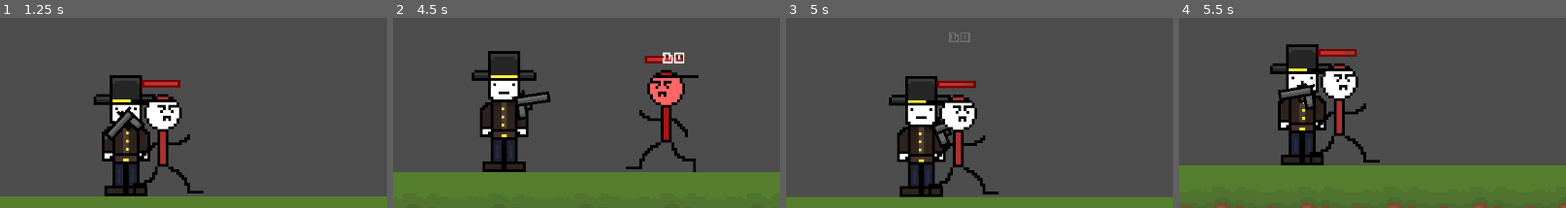
Above: before the commit, frames 1-4 (left to right).
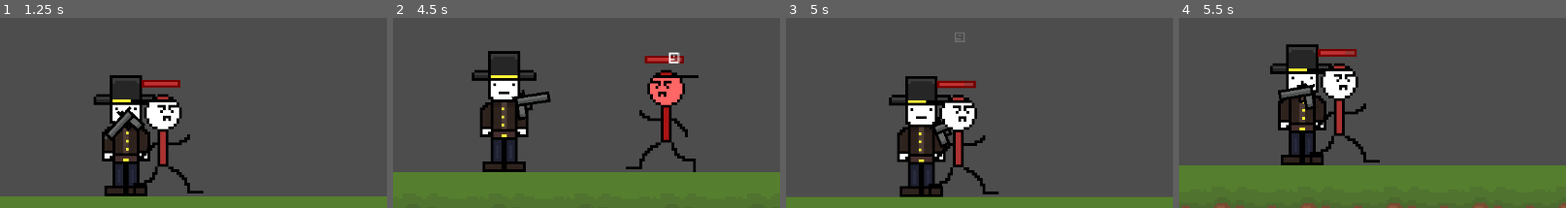
Above: after the commit, the same moments.

Repository: ForwardMeansGo/Shoot-To-Kill
Game: Godot game, scene res://Scenes/level_01.tscn
Two runs of this game, one before a commit and one after it. Both use one fixed random seed, a clock stepped at 60 frames per second and the inputs below. Sound files missing from this copy of the repository are replaced by a short silence.
Inputs (mouse positions are % of the whole screen's width and height, from its top left):
- Up to frame 1 (1.25 s): move the mouse to (45, 66) at 0.52 s; hold D (move_right) from 0.53 s (still down); click (45, 66) at 0.6 s; tap Space (jump) at 0.77 s
- Up to frame 2 (4.5 s): move the mouse to (80, 60) at 1.27 s; click (80, 60) at 1.35 s; tap Space (jump) at 1.52, 3.02, 3.77 s; move the mouse to (20, 26) at 2.02 s; release D (move_right) at 2.03 s; hold A (move_left) 2.03-4.28 s; click (20, 26) at 2.1 s; move the mouse to (55, 43) at 2.77 s; click (55, 43) at 2.85 s; move the mouse to (35, 14) at 3.52 s; click (35, 14) at 3.6 s; move the mouse to (72, 37) at 4.27 s; hold D (move_right) from 4.28 s (still down); click (72, 37) at 4.35 s
- Up to frame 3 (5 s): keep holding D (move_right); tap Space (jump) at 4.52 s
- Up to frame 4 (5.5 s): keep holding D (move_right); move the mouse to (30, 49) at 5.02 s; click (30, 49) at 5.1 s
The pictures show only the part of the screen within x 37-87%, y 21-71%; the shares and areas given below are measured in that part.

Frame 1 is identical in both runs. In frame 2, 0.3% of the frame differs, in the area x 69-76%, y 17-24%; in frame 3, 0.1%; in frame 4, nothing differs.

Commit message:
Critical Hits!!!

Diff:
--- a/game/Scripts/damage_number.gd
+++ b/game/Scripts/damage_number.gd
@@ -4,6 +4,7 @@
 @export var lifetime: float = 0.3
 @export var float_distance: float = 30.0
 @export var arc_distance: float = 20.0
+@export var is_crit: bool = false
 
 @onready var label: RichTextLabel = $Label
 
@@ -14,6 +15,12 @@
 func _ready() -> void:
 	# Set the label text to the damage value
 	label.text = str(damage)
+
+	# Apply crit styling if this is a crit
+	if is_crit:
+		# Make crit numbers stand out
+		scale = Vector2(1.2, 1.2)
+		label.modulate = Color(1.0, 0.9, 0.2)  # a yellowish tone
 
 	# Apply a very small random horizontal offset
 	var random_x_offset: float = randf_range(-2.0, 2.0)
--- a/game/Scripts/enemies/enemy.gd
+++ b/game/Scripts/enemies/enemy.gd
@@ -37,7 +37,7 @@
 
 	move_and_slide()
 
-func take_damage(amount: int) -> void:
+func take_damage(amount: int, is_crit: bool = false) -> void:
 	current_health -= amount
 	flash_hit()
 	_update_health_bar()
@@ -46,7 +46,10 @@
 	if damage_number_scene != null:
 		var dmg = damage_number_scene.instantiate()
 		dmg.global_position = global_position + Vector2(15, -10)
-		dmg.damage = amount
+		if "damage" in dmg:
+			dmg.damage = amount
+		if "is_crit" in dmg:
+			dmg.is_crit = is_crit
 		get_tree().current_scene.add_child(dmg)
 
 	if current_health <= 0:
--- a/game/Scripts/weapons/bullet.gd
+++ b/game/Scripts/weapons/bullet.gd
@@ -6,6 +6,7 @@
 @export var damage: int = 10
 
 var previous_position: Vector2
+var is_crit: bool = false
 
 func _ready() -> void:
 	previous_position = global_position
@@ -65,4 +66,4 @@
 
 		# Damage enemies
 		if node.is_in_group("enemy") and node.has_method("take_damage"):
-			node.take_damage(damage)
+			node.take_damage(damage, is_crit)
--- a/game/Scripts/weapons/weapon_base.gd
+++ b/game/Scripts/weapons/weapon_base.gd
@@ -1,4 +1,6 @@
 extends Node2D
+
+class_name WeaponBase
 
 signal fired(shake_strength: float, shake_duration: float)
 
@@ -7,6 +9,12 @@
 # Per-weapon camera shake tuning (override in inspector per weapon)
 @export var shake_strength: float = 1.0
 @export var shake_duration: float = 0.06
+
+# Weapon damage and crit stats
+@export var base_damage_min: float = 8.0
+@export var base_damage_max: float = 12.0
+@export var crit_chance: float = 0.1  # 10% crit as a default
+@export var crit_multiplier: float = 2.0  # 2x damage on crit by default
 
 @onready var sprite: Sprite2D = $Sprite2D
 @onready var audio_player: AudioStreamPlayer2D = $GunAudio
@@ -27,6 +35,11 @@
 	look_at(target_global_pos)
 
 func spawn_bullet(target_global_pos: Vector2) -> void:
+	# Roll damage and crit
+	var dmg_info := _roll_damage()
+	var dmg_value: int = dmg_info["damage"]
+	var is_crit: bool = dmg_info["is_crit"]
+
 	var muzzle_global: Vector2 = $Muzzle.global_position
 	var dir: Vector2 = (target_global_pos - muzzle_global).normalized()
 
@@ -35,11 +48,27 @@
 	bullet.direction = dir
 	bullet.rotation = dir.angle()
 
+	# Set damage and crit info on bullet
+	if "damage" in bullet:
+		bullet.damage = dmg_value
+	if "is_crit" in bullet:
+		bullet.is_crit = is_crit
+
 	get_tree().current_scene.add_child(bullet)
 
 	_play_shot_sound(muzzle_global)
 
 	emit_signal("fired", shake_strength, shake_duration)
+
+func _roll_damage() -> Dictionary:
+	var base := randf_range(base_damage_min, base_damage_max)
+	var crit := randf() < crit_chance
+	if crit:
+		base *= crit_multiplier
+	return {
+		"damage": roundi(base),
+		"is_crit": crit
+	}
 
 func _play_shot_sound(at_position: Vector2) -> void:
 	# If there's no template audio player or stream, bail out
--- a/game/Scripts/weapons/weapon_pistol.gd
+++ b/game/Scripts/weapons/weapon_pistol.gd
@@ -1,4 +1,4 @@
-extends "res://scripts/weapons/weapon_base.gd"
+extends WeaponBase
 
 func try_shoot(target_global_pos: Vector2) -> bool:
 	# Semi-auto pistol, no internal cooldown
